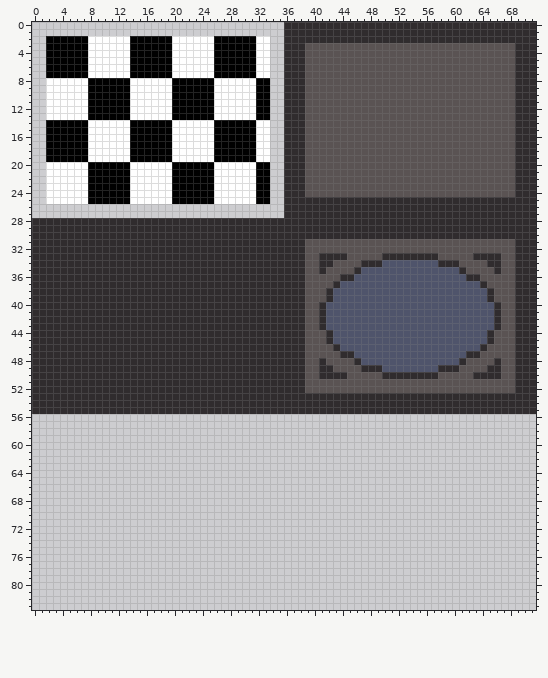
File history of a sprite sheet, tilesets/t_floor/output_tileset.png. The picture above was drawn from the file before the commit.
The file is 72x84 pixels.
The same view after the edit:
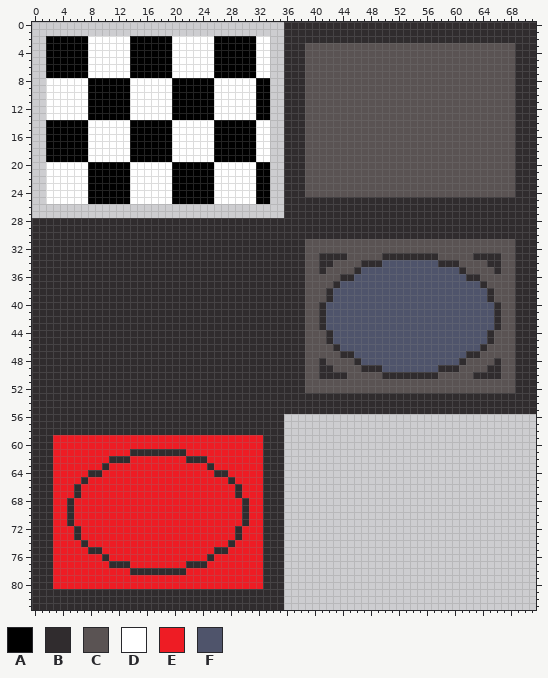
Palette (. is transparent): A #000000  B #302c2e  C #5a5353  D #ffffff  E #ee1c24  F #4f546b
Edits made:
Changed rows in their new state; - is an unchanged pixel.
first column x 0:
56 BBBBBBBBBBBBBBBBBBBBBBBBBBBBBBBBBBBB
57 BBBBBBBBBBBBBBBBBBBBBBBBBBBBBBBBBBBB
58 BBBBBBBBBBBBBBBBBBBBBBBBBBBBBBBBBBBB
59 BBBEEEEEEEEEEEEEEEEEEEEEEEEEEEEEEBBB
60 BBBEEEEEEEEEEEEEEEEEEEEEEEEEEEEEEBBB
61 BBBEEEEEEEEEEEBBBBBBBBEEEEEEEEEEEBBB
62 BBBEEEEEEEEBBBEEEEEEEEBBBEEEEEEEEBBB
63 BBBEEEEEEEBEEEEEEEEEEEEEEBEEEEEEEBBB
64 BBBEEEEEBBEEEEEEEEEEEEEEEEBBEEEEEBBB
65 BBBEEEEBEEEEEEEEEEEEEEEEEEEEBEEEEBBB
66 BBBEEEBEEEEEEEEEEEEEEEEEEEEEEBEEEBBB
67 BBBEEEBEEEEEEEEEEEEEEEEEEEEEEBEEEBBB
68 BBBEEBEEEEEEEEEEEEEEEEEEEEEEEEBEEBBB
69 BBBEEBEEEEEEEEEEEEEEEEEEEEEEEEBEEBBB
70 BBBEEBEEEEEEEEEEEEEEEEEEEEEEEEBEEBBB
71 BBBEEBEEEEEEEEEEEEEEEEEEEEEEEEBEEBBB
72 BBBEEEBEEEEEEEEEEEEEEEEEEEEEEBEEEBBB
73 BBBEEEBEEEEEEEEEEEEEEEEEEEEEEBEEEBBB
74 BBBEEEEBEEEEEEEEEEEEEEEEEEEEBEEEEBBB
75 BBBEEEEEBBEEEEEEEEEEEEEEEEBBEEEEEBBB
76 BBBEEEEEEEBEEEEEEEEEEEEEEBEEEEEEEBBB
77 BBBEEEEEEEEBBBEEEEEEEEBBBEEEEEEEEBBB
78 BBBEEEEEEEEEEEBBBBBBBBEEEEEEEEEEEBBB
79 BBBEEEEEEEEEEEEEEEEEEEEEEEEEEEEEEBBB
80 BBBEEEEEEEEEEEEEEEEEEEEEEEEEEEEEEBBB
81 BBBBBBBBBBBBBBBBBBBBBBBBBBBBBBBBBBBB
82 BBBBBBBBBBBBBBBBBBBBBBBBBBBBBBBBBBBB
83 BBBBBBBBBBBBBBBBBBBBBBBBBBBBBBBBBBBB
Changed places in both pictures, as pixel boxes (x1, y1, x2, y2):
added: (32, 414, 284, 610)
